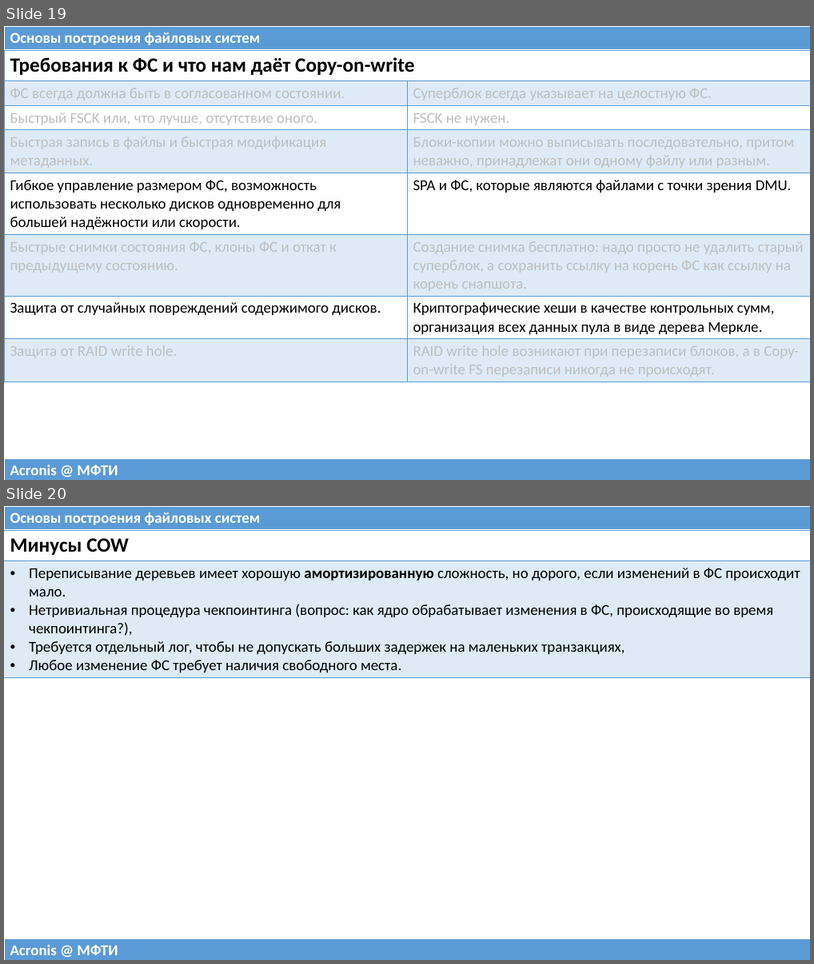
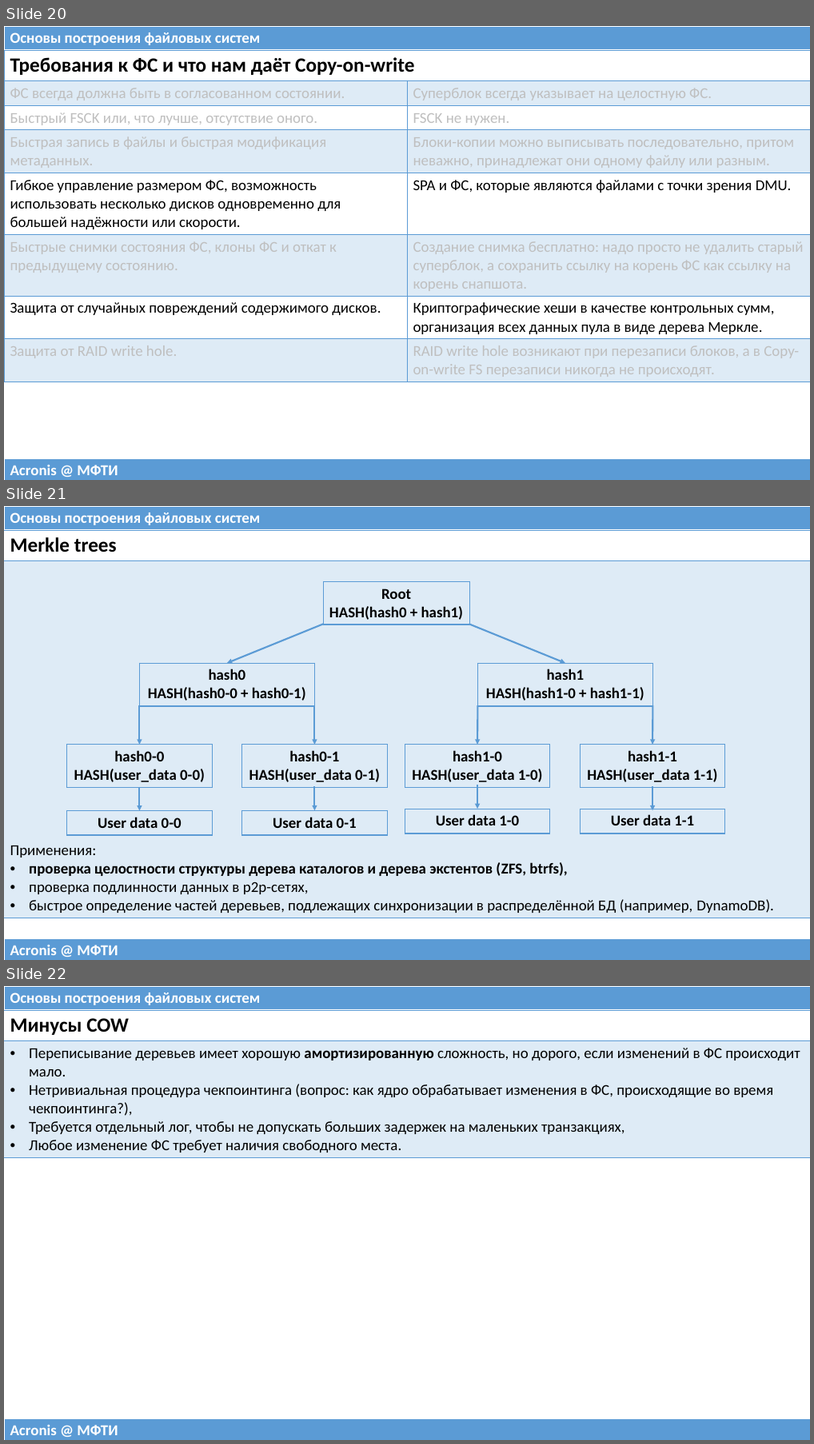
Before and after one commit to 75cc8545e7b021ed280ed0ef99fc7fc4/filesystems-101, a slide deck: talks/src/class09.pptx. Shown one above the other, each under a label of ours: slides 19 and 20 before the commit, slides 20, 21 and 22 after it. The pictures are 814x964 and 814x1444 pixels, drawn with LibreOffice and Linux fonts; fonts in the diff are those of the drawing. Boxes give left, top, right and bottom in pixels: in the first picture for what was removed or moved away, otherwise in the second. Text is boxed around its words. In the diff, an @@ line names an element or a change of style, - is before the commit and + after.

```diff
--- a/talks/src/class09.pptx
+++ b/talks/src/class09.pptx
@@ slide 21 added at (4, 506, 810, 960), background #FFFFFF @@
@@ table added at (4, 506, 810, 530), 1 rows, 1 columns @@
+Основы построения файловых систем
@@ table added at (4, 530, 810, 916), 2 rows, 1 columns @@
+Merkle trees
+Применения: / проверка целостности структуры дерева каталогов и дерева экстентов (ZFS, btrfs), / проверка подлинности данных в p2p-сетях, / быстрое определение частей деревьев, подлежащих синхронизации в распределённой БД (например, DynamoDB).
@@ table added at (323, 582, 470, 624), 1 rows, 1 columns @@
+Root / HASH(hash0 + hash1)
@@ arrow added from (323, 624) to (227, 663), #5B9BD5 2 pt @@
@@ arrow added from (470, 624) to (566, 663), #5B9BD5 2 pt @@
@@ table added at (139, 663, 315, 705), 1 rows, 1 columns @@
+hash0 / HASH(hash0-0 + hash0-1)
@@ table added at (478, 663, 654, 705), 1 rows, 1 columns @@
+hash1 / HASH(hash1-0 + hash1-1)
@@ arrow added from (139, 705) to (139, 744), #5B9BD5 2 pt @@
@@ arrow added from (315, 705) to (315, 744), #5B9BD5 2 pt @@
@@ arrow added from (478, 705) to (478, 744), #5B9BD5 2 pt @@
@@ arrow added from (653, 705) to (653, 744), #5B9BD5 2 pt @@
@@ table added at (67, 744, 212, 787), 1 rows, 1 columns @@
+hash0-0 / HASH(user_data 0-0)
@@ table added at (242, 744, 387, 787), 1 rows, 1 columns @@
+hash0-1 / HASH(user_data 0-1)
@@ table added at (405, 744, 550, 787), 1 rows, 1 columns @@
+hash1-0 / HASH(user_data 1-0)
@@ table added at (581, 744, 726, 787), 1 rows, 1 columns @@
+hash1-1 / HASH(user_data 1-1)
@@ arrow added from (139, 787) to (139, 810), #5B9BD5 2 pt @@
@@ arrow added from (315, 787) to (315, 810), #5B9BD5 2 pt @@
@@ arrow added from (478, 785) to (478, 808), #5B9BD5 2 pt @@
@@ arrow added from (653, 787) to (653, 810), #5B9BD5 2 pt @@
@@ table added at (67, 810, 212, 835), 1 rows, 1 columns @@
+User data 0-0
@@ table added at (242, 810, 387, 835), 1 rows, 1 columns @@
+User data 0-1
@@ table added at (405, 808, 550, 833), 1 rows, 1 columns @@
+User data 1-0
@@ table added at (581, 808, 726, 833), 1 rows, 1 columns @@
+User data 1-1
@@ table added at (4, 938, 810, 960), 1 rows, 1 columns @@
+Acronis @ МФТИ
@@ what was slide 19 is now slide 20 @@
@@ what was slide 20 is now slide 22 @@
```
Also in this commit, not shown: 1 slide changed, 1 other slide added, 1 other file.
